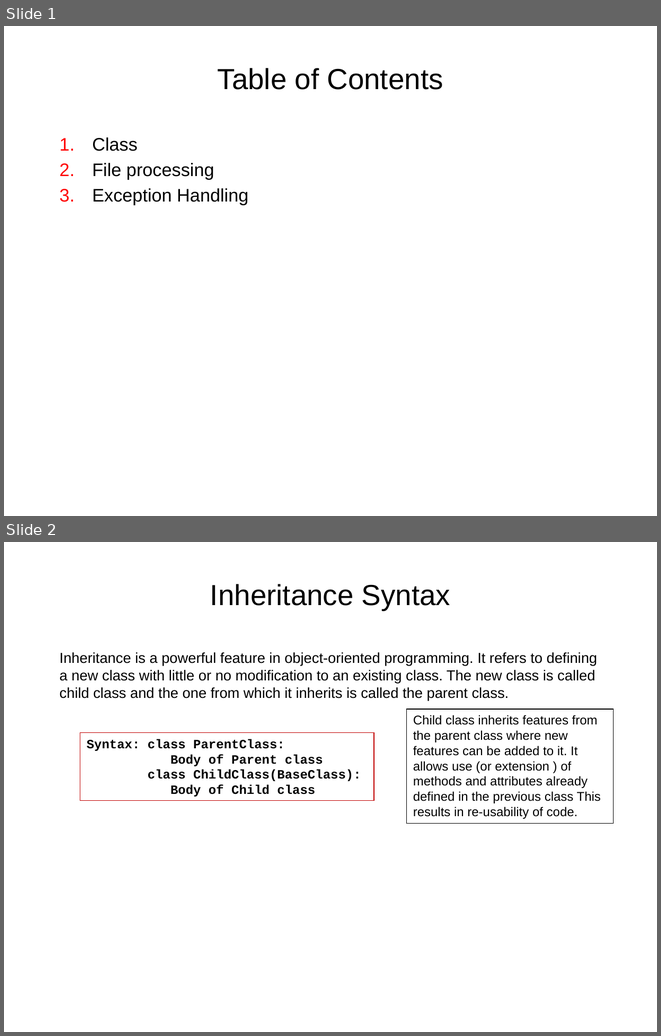
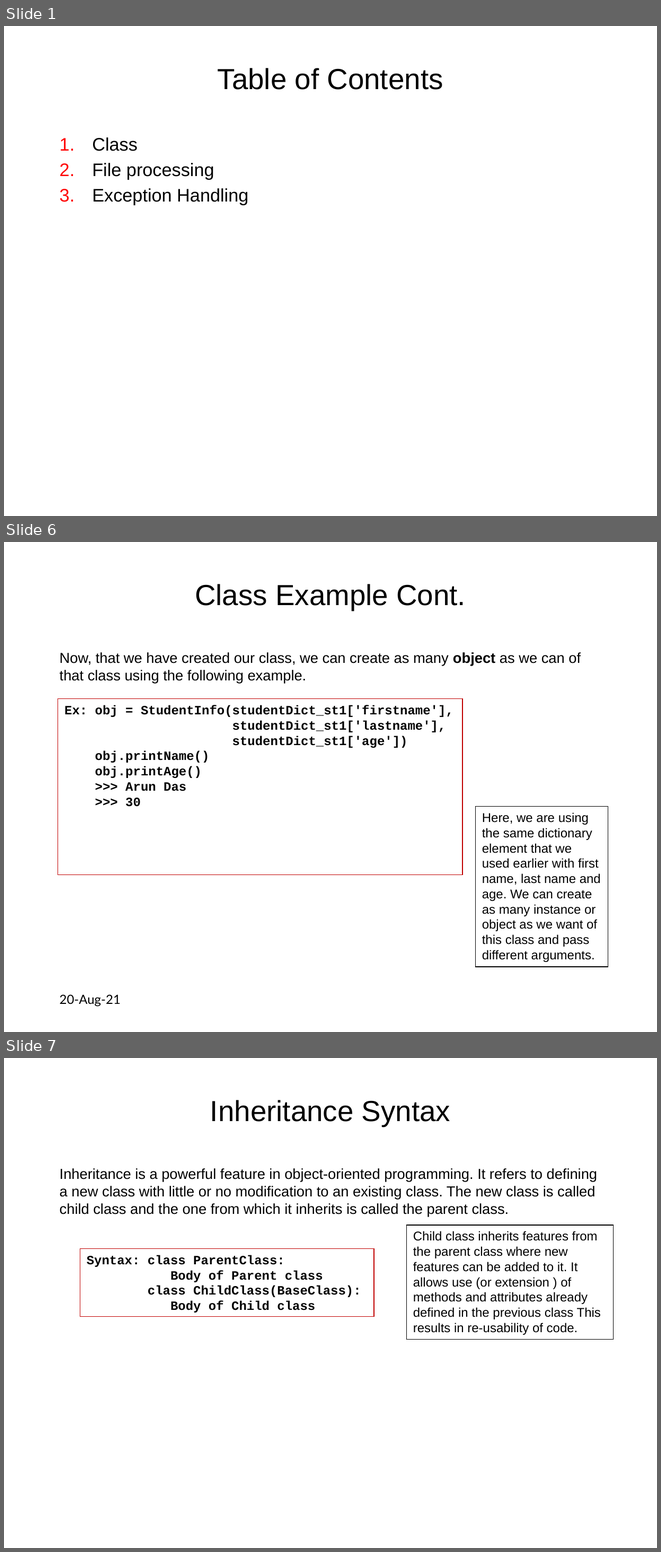
Before and after one commit to dia1128/AIandDataScienceWorkshopwithPython, a slide deck: Week1/03-python - class, file, exception.pptx. Shown one above the other, each under a label of ours: slides 1 and 2 before the commit, slides 1, 6 and 7 after it; the slides between them are not shown. The pictures are 661x1036 and 661x1552 pixels, drawn with LibreOffice and Linux fonts; fonts in the diff are those of the drawing. Boxes give left, top, right and bottom in pixels: in the first picture for what was removed or moved away, otherwise in the second. Text is boxed around its words. In the diff, an @@ line names an element or a change of style, - is before the commit and + after.

Commit message:
contents of class are added

```diff
--- a/Week1/03-python - class, file, exception.pptx
+++ b/Week1/03-python - class, file, exception.pptx
@@ slide 6 added at <box>4,542,657,1032</box>, background #FFFFFF @@
@@ title added at <box>195,584,466,610</box>, 32 pt, text #000000 @@
+Class Example Cont.
@@ text added at <box>60,652,581,684</box>, 16 pt, text #000000 @@
+Now, that we have created our class, we can create as many object as we can of that class using the following example.
@@ rectangle added at <box>58,699,462,874</box>, outline #C00000 0.75 pt, 14 pt, text #000000, bold @@
+Ex: obj = StudentInfo(studentDict_st1['firstname'],
+studentDict_st1['lastname'],
+studentDict_st1['age'])
+obj.printName()
+obj.printAge()
+>>> Arun Das
+>>> 30
@@ rectangle added at <box>476,806,608,967</box>, outline #000000 0.75 pt, 14 pt, text #000000 @@
+Here, we are using the same dictionary element that we used earlier with first name, last name and age. We can create as many instance or object as we want of this class and pass different arguments.
@@ text added at <box>60,994,121,1006</box>, 14 pt, text #000000 @@
+20-Aug-21
@@ what was slide 2 is now slide 7 @@
```
Also in this commit, not shown: 4 other slides added.
